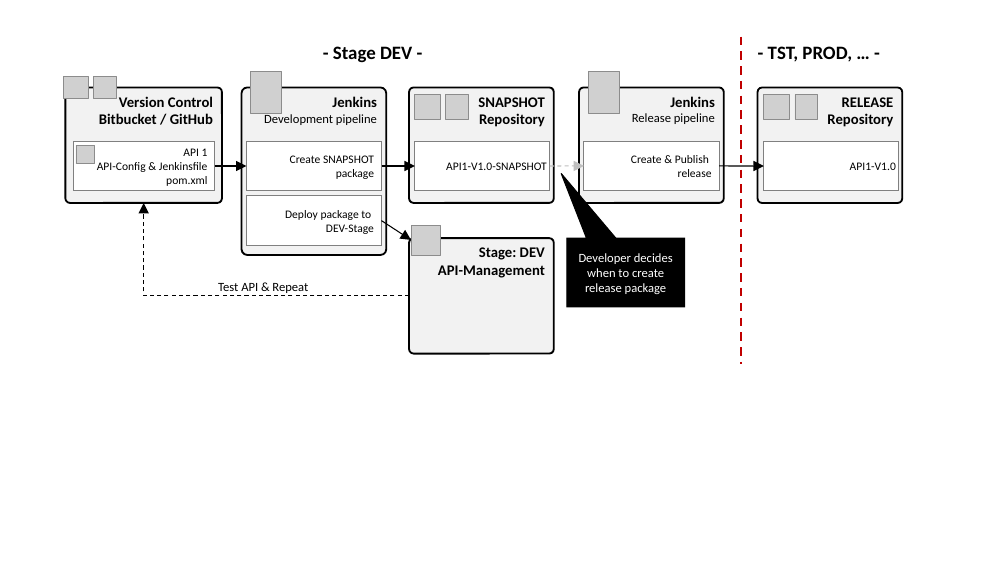
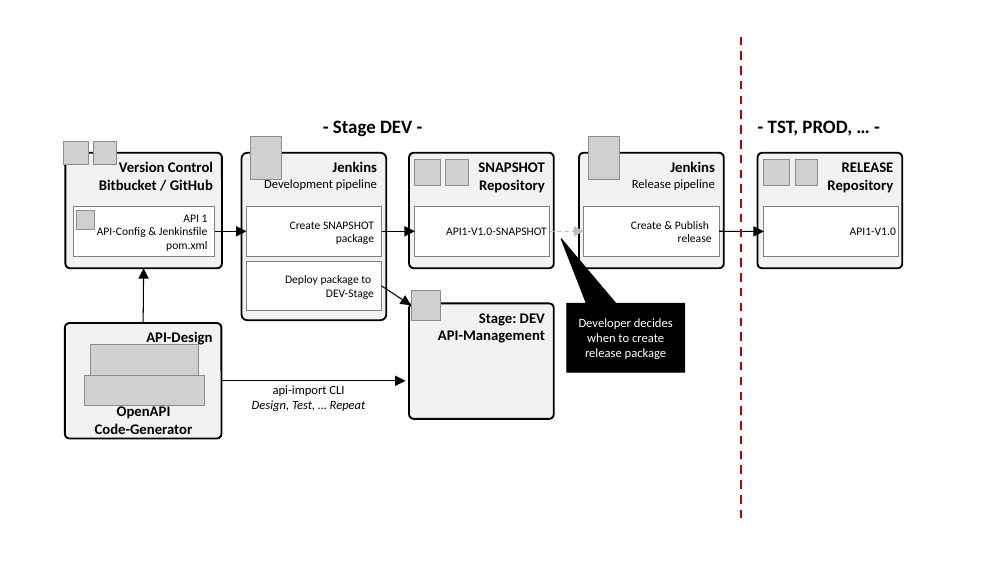
Before and after one commit to Axway-API-Management-Plus/apim-cli, a slide deck: slide 5 of misc/documentation/Images.pptx (slide 4 before the commit). Drawn at 1008x567 pixels with LibreOffice and Linux fonts; fonts in the diff are those of the drawing; grey boxes stand for pictures; background and template pictures are left out. Boxes give left, top, right and bottom in pixels: in the first picture for what was removed or moved away, otherwise in the second. Text is boxed around its words. In the diff, an @@ line names an element or a change of style, - is before the commit and + after.

```diff
--- a/misc/documentation/Images.pptx
+++ b/misc/documentation/Images.pptx
@@ line moved from (741, 36) - (741, 364) to (741, 36) - (741, 524) @@
@@ text "- Stage DEV -": place and size @@
-text "- Stage DEV -" at [333,46,412,63]
+text "- Stage DEV -" at [333,120,412,137]
@@ text "- TST, PROD, … -": place and size @@
-text "- TST, PROD, … -" at [768,46,852,62]
+text "- TST, PROD, … -" at [768,120,852,136]
@@ elbow arrow removed from (409, 296) to (144, 203) @@
@@ arrow added from (143, 323) to (144, 268), #000000 1 pt @@
@@ 10 pictures, 6 rounded rectangles, 6 rectangles, 5 arrows, 1 speech box: place and size @@
-10 pictures, 6 rounded rectangles, 6 rectangles, 5 arrows, 1 speech box at [64,71,902,354]
+10 pictures, 6 rounded rectangles, 6 rectangles, 5 arrows, 1 speech box at [64,137,902,419]
@@ rounded rectangle added at [65,323,222,439], fill #F2F2F2, outline #000000 1.75 pt, 14 pt, text #000000, bold @@
+API-Design
@@ picture added at [91,344,198,377] @@
@@ picture added at [85,375,205,405] @@
@@ arrow added from (222, 381) to (405, 381), #000000 1 pt @@
@@ text at [252,385,366,411]: text changed; italic on @@
-Test API & Repeat
+api-import CLI
+Design, Test, … Repeat
@@ text added at [95,405,193,438], 14 pt, text #000000, bold @@
+OpenAPI
+Code-Generator
```
Also in this commit, not shown: 2 slides added.
